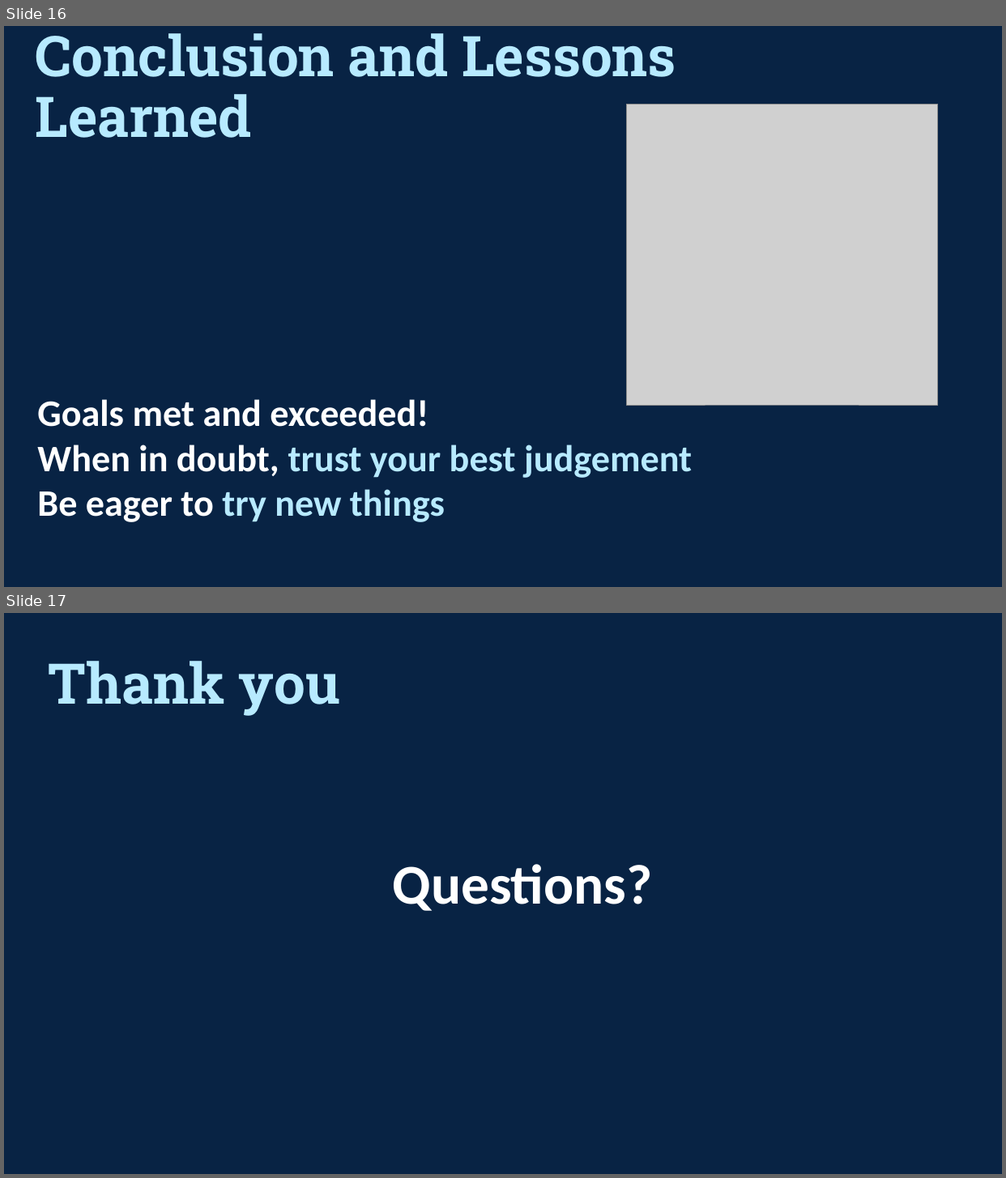
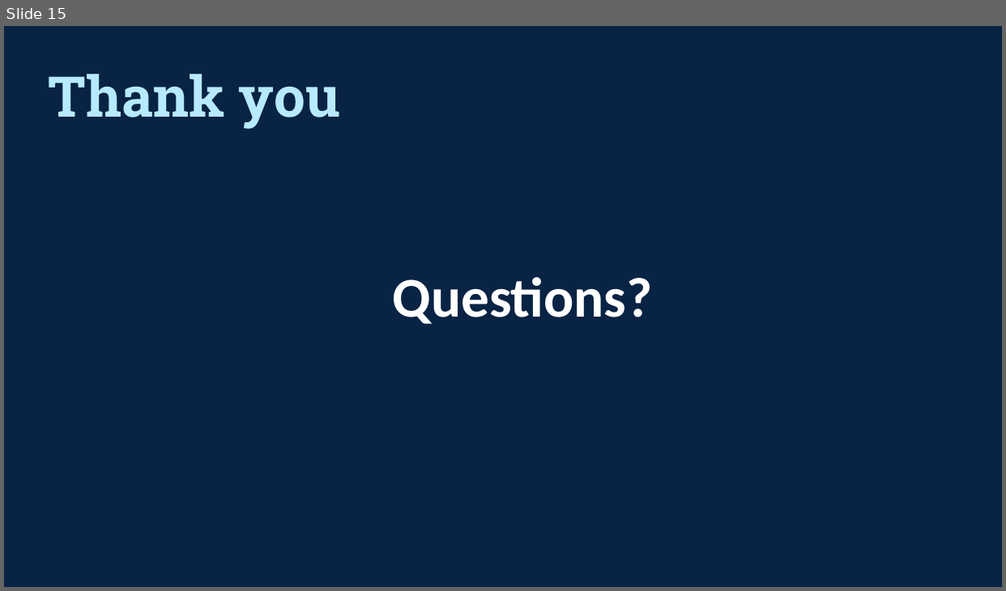
Before and after one commit to emobes22/project-one, a slide deck: Zillow_Powerpoint.pptx. Shown one above the other, each under a label of ours: slides 16 and 17 before the commit, slide 15 after it. The pictures are 1006x1178 and 1006x591 pixels, drawn with LibreOffice and Linux fonts; fonts in the diff are those of the drawing; grey boxes stand for pictures. Boxes give left, top, right and bottom in pixels: in the first picture for what was removed or moved away, otherwise in the second. Text is boxed around its words. In the diff, an @@ line names an element or a change of style, - is before the commit and + after.

```diff
--- a/Zillow_Powerpoint.pptx
+++ b/Zillow_Powerpoint.pptx
@@ slide 16 removed at <box>4,26,1002,587</box>, background #082344 @@
@@ title removed at <box>36,33,676,138</box> @@
-Conclusion and Lessons Learned
@@ picture removed at <box>626,104,938,405</box> @@
@@ text removed at <box>37,399,692,523</box> @@
-Goals met and exceeded!
-When in doubt, trust your best judgement
-Be eager to try new things
@@ what was slide 17 is now slide 15 @@
```
Also in this commit, not shown: 2 slides changed, 12 slides added, 13 other slides removed.
